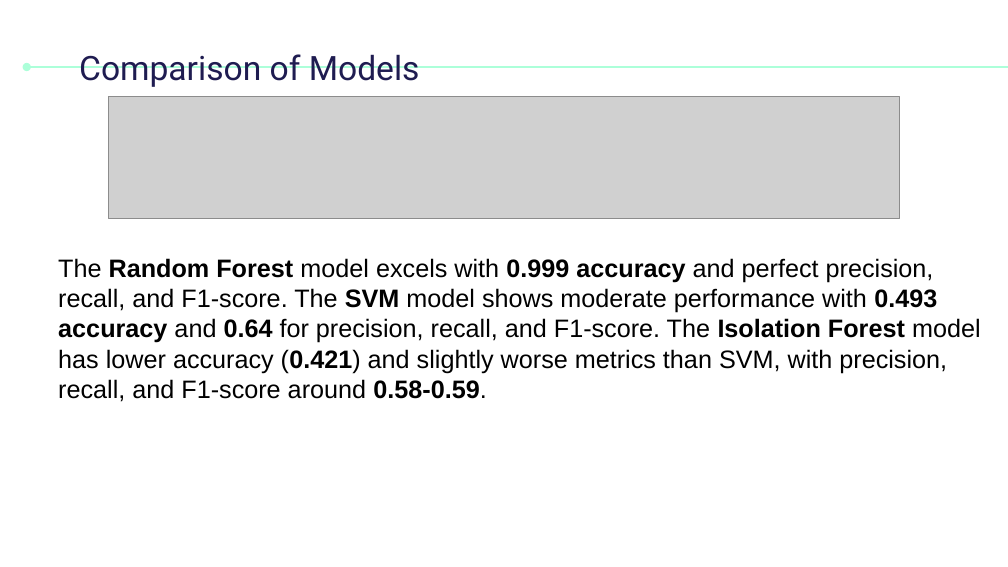
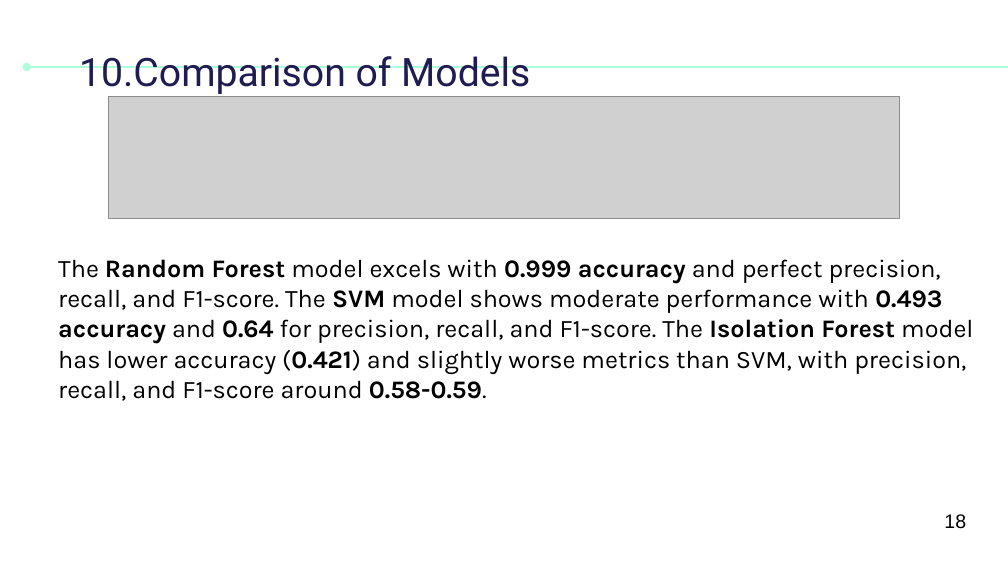
Before and after one commit to MehemmedTagizade/CyberLab1_, a slide deck: slide 18 of Mahammad_Taghizade_CSLAB_I.pptx. Drawn at 1008x567 pixels with LibreOffice and Linux fonts; fonts in the diff are those of the drawing; grey boxes stand for pictures. Boxes give left, top, right and bottom in pixels: in the first picture for what was removed or moved away, otherwise in the second. Text is boxed around its words. In the diff, an @@ line names an element or a change of style, - is before the commit and + after.

```diff
--- a/Mahammad_Taghizade_CSLAB_I.pptx
+++ b/Mahammad_Taghizade_CSLAB_I.pptx
@@ title at (79, 56, 530, 97): text changed; size 24 to 28 pt @@
-Comparison of Models
+10.Comparison of Models
@@ text "The Random Forest model excels ..." at (58, 259, 973, 401): font Arial to Karla @@
@@ text added at (944, 514, 966, 529), 14 pt, text #000000 @@
+18
```
Also in this commit, not shown: 20 other slides changed, 1 other file.
